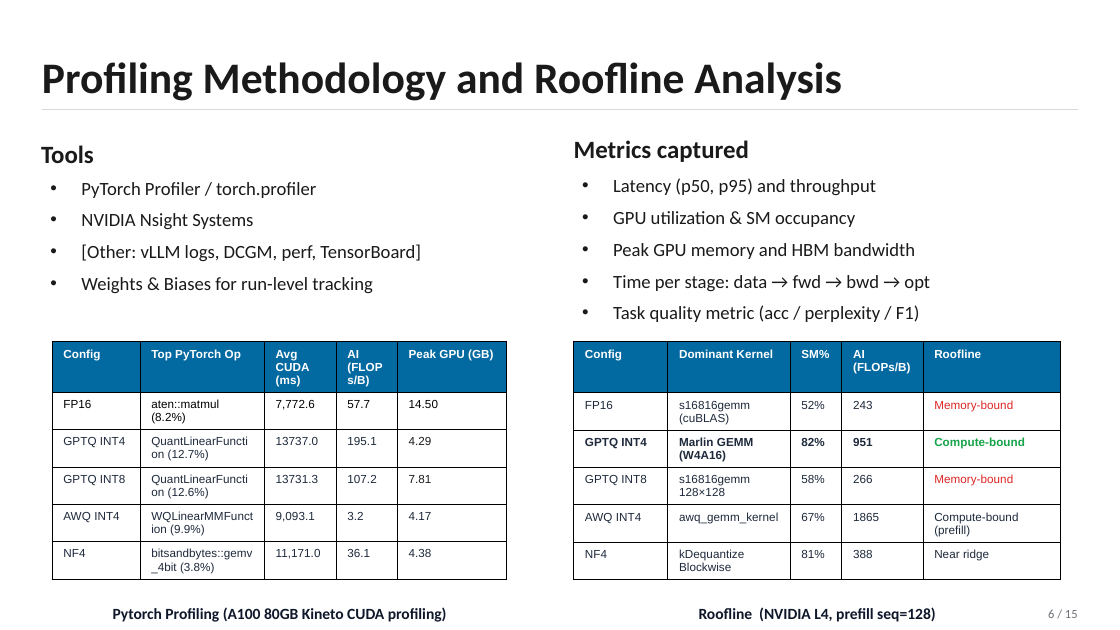
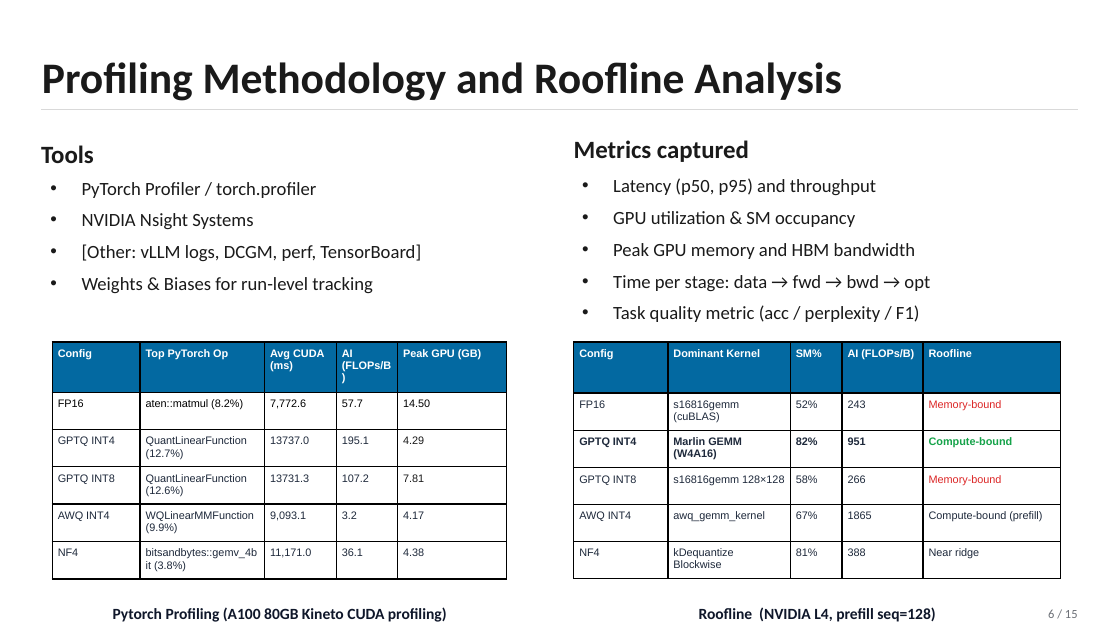
Before and after one commit to chuanbinp/uncertainty-aware-inference, a slide deck: slide 7 of TeamB/deliverables/Team29_Final_Presentation.pptx. Drawn at 1120x630 pixels with LibreOffice and Linux fonts; fonts in the diff are those of the drawing. Boxes give left, top, right and bottom in pixels: in the first picture for what was removed or moved away, otherwise in the second. Text is boxed around its words. In the diff, an @@ line names an element or a change of style, - is before the commit and + after.

```diff
--- a/TeamB/deliverables/Team29_Final_Presentation.pptx
+++ b/TeamB/deliverables/Team29_Final_Presentation.pptx
@@ table at box(53, 342, 508, 577) @@
@@ size 7.5 to 7 pt @@
@@ table at box(573, 342, 1060, 577) @@
@@ size 7.5 to 7 pt @@
@@ rectangle added at box(6, 582, 552, 630), outline #FFFFFF 0.75 pt @@
@@ text "Pytorch Profiling (A100 80GB Kineto ...": place and size @@
-text "Pytorch Profiling (A100 80GB Kineto ..." at box(6, 582, 552, 630)
+text "Pytorch Profiling (A100 80GB Kineto ..." at box(113, 607, 447, 622)
@@ text "Pytorch Profiling (A100 80GB Kineto ..." at box(113, 607, 447, 622): outline #FFFFFF 0.75 pt to none @@
```
Also in this commit, not shown: 14 other slides changed, 1 other file.
